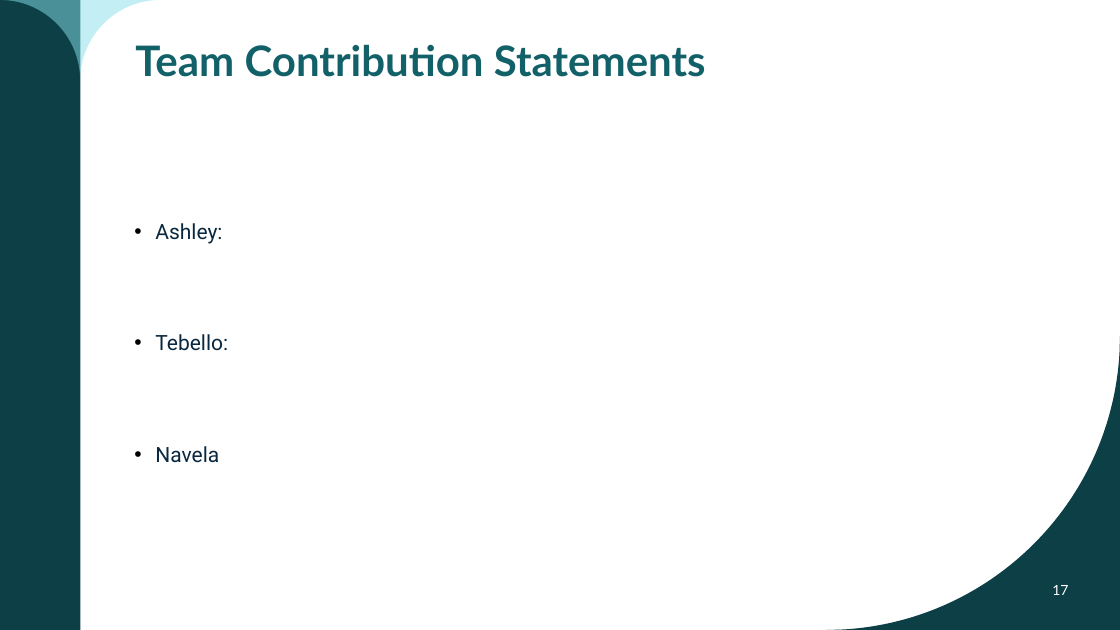
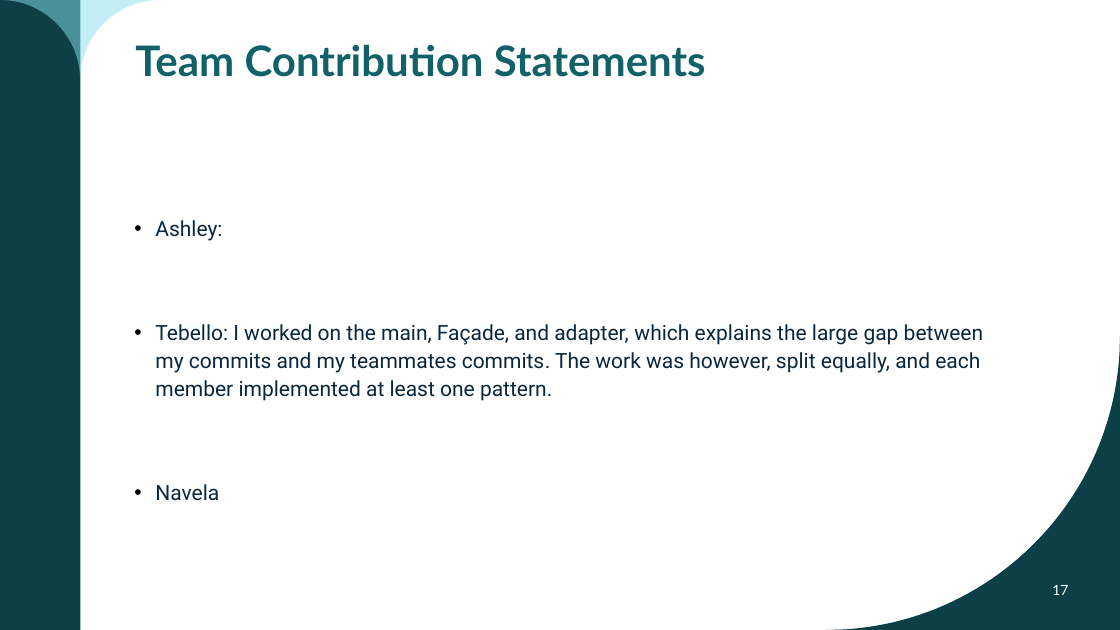
Before and after one commit to Mat6577/COS214_Practical5, a slide deck: slide 17 of docs/Practical_5_Final.pptx. Drawn at 1120x630 pixels with LibreOffice and Linux fonts; fonts in the diff are those of the drawing. Boxes give left, top, right and bottom in pixels: in the first picture for what was removed or moved away, otherwise in the second. Text is boxed around its words. In the diff, an @@ line names an element or a change of style, - is before the commit and + after.

Commit message:
docs(all): Tebello's contribution reflection

```diff
--- a/docs/Practical_5_Final.pptx
+++ b/docs/Practical_5_Final.pptx
@@ text at (155, 220, 222, 501): line spacing 1.2 to 1.1 @@
@@ text at (155, 324, 983, 401): text changed @@
-• Tebello:
+• Tebello: I worked on the main, Façade, and adapter, which explains the large gap between my commits and my teammates commits. The work was however, split equally, and each member implemented at least one pattern.
```
Also in this commit, not shown: 1 other slide changed, 1 other file.
